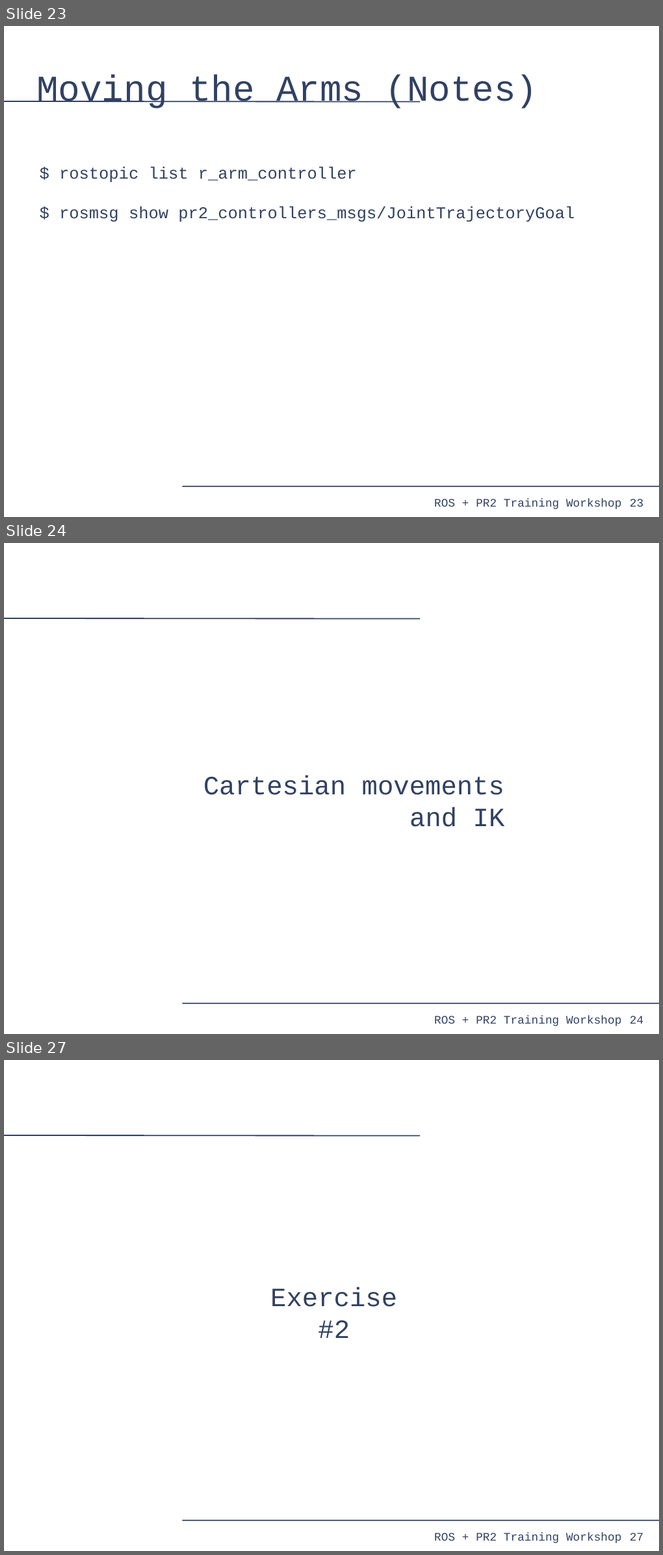
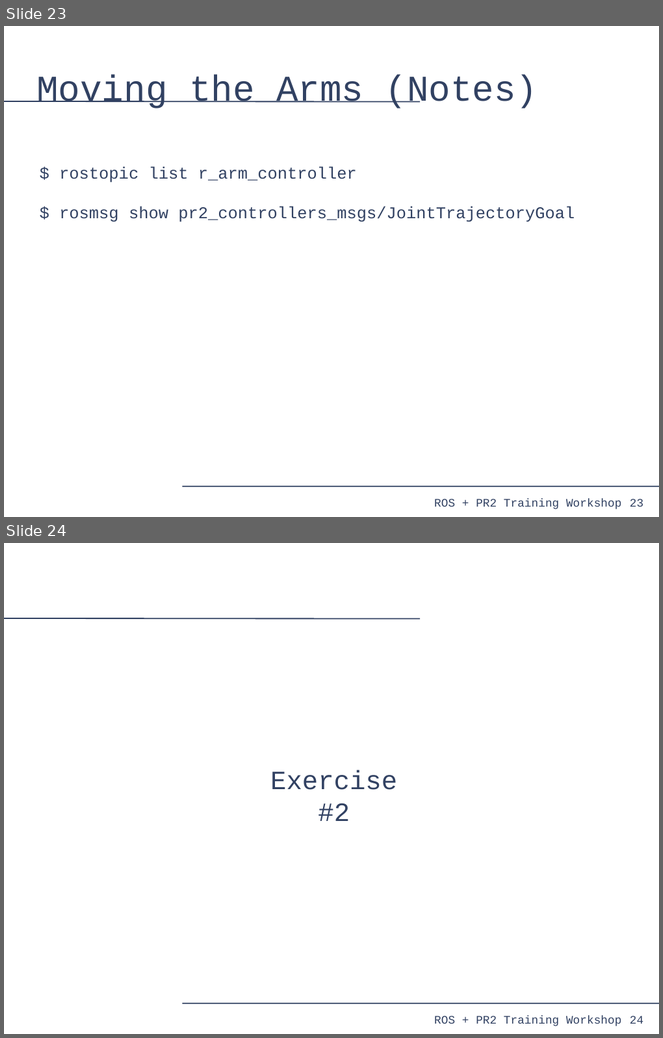
Before and after one commit to PR2/pr2_docs, a slide deck: pr2_training_workshop/moving_mechanism/slides.odp. Shown one above the other, each under a label of ours: slides 23, 24 and 27 before the commit, slides 23 and 24 after it; the slides between them are not shown. The pictures are 663x1555 and 663x1038 pixels, drawn with LibreOffice and Linux fonts; fonts in the diff are those of the drawing. Boxes give left, top, right and bottom in pixels: in the first picture for what was removed or moved away, otherwise in the second. Text is boxed around its words. In the diff, an @@ line names an element or a change of style, - is before the commit and + after.

```diff
--- a/pr2_training_workshop/moving_mechanism/slides.odp
+++ b/pr2_training_workshop/moving_mechanism/slides.odp
@@ slide 24 removed at [4, 543, 659, 1034], background #FFFFFF; not listed: 4 template elements that a slide beside it also shows @@
@@ text removed at [204, 776, 505, 827] @@
-Cartesian movements and IK
@@ what was slide 27 is now slide 24 @@
@@ page number at [630, 1016, 644, 1024]: text changed @@
-27
+24
```
Also in this commit, not shown: 1 slide added, 5 other slides removed.
